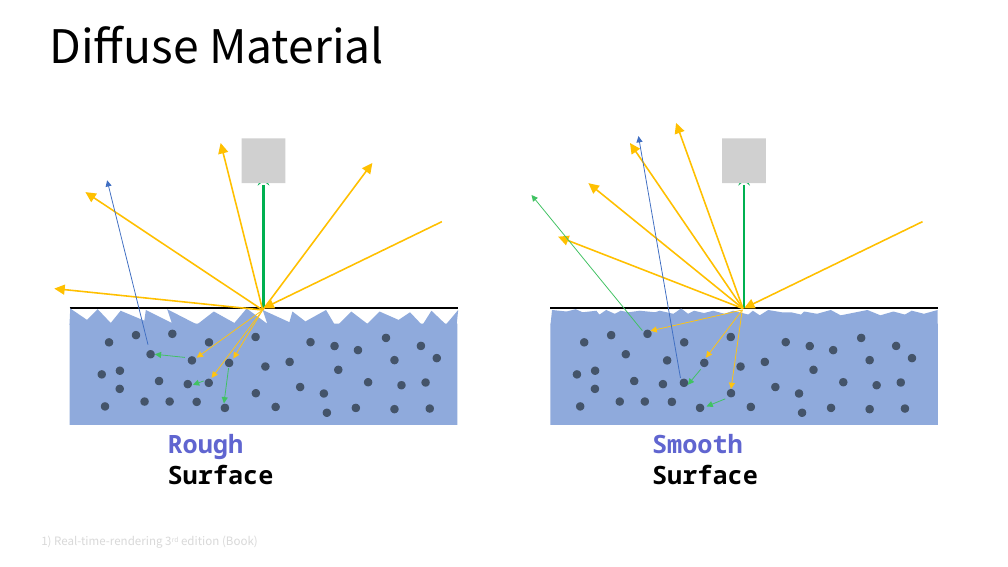
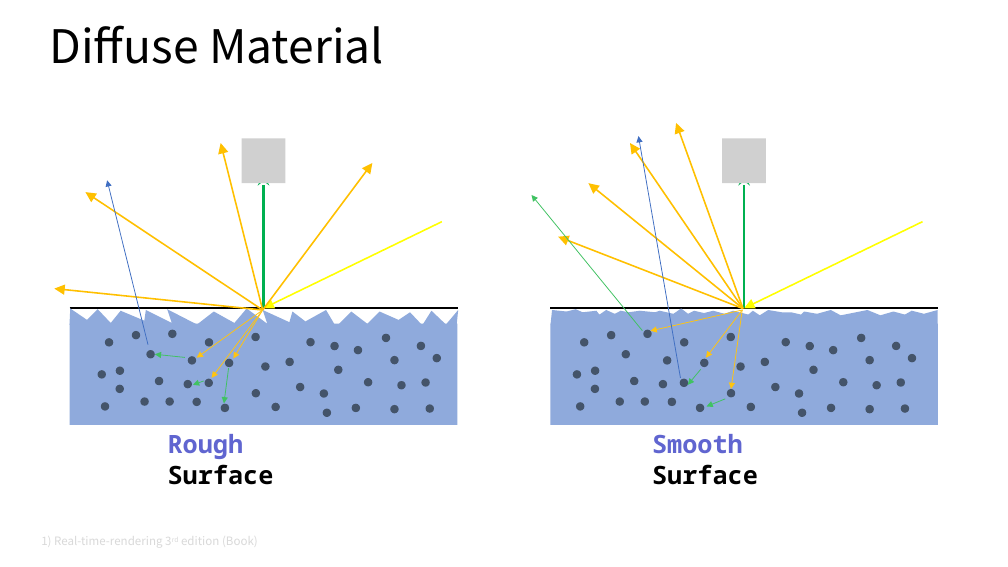
Before and after one commit to Snowapril/Raytracing-In-A-Weekend-Python, a slide deck: slide 24 of Presentation/RayTracing.pptx (slide 23 before the commit). Drawn at 1008x567 pixels with LibreOffice and Linux fonts; fonts in the diff are those of the drawing; grey boxes stand for pictures; background and template pictures are left out. Boxes give left, top, right and bottom in pixels: in the first picture for what was removed or moved away, otherwise in the second. Text is boxed around its words. In the diff, an @@ line names an element or a change of style, - is before the commit and + after.

```diff
--- a/Presentation/RayTracing.pptx
+++ b/Presentation/RayTracing.pptx
@@ arrow (442, 222) - (264, 309): stroke #FFC000 1.5 pt to #FFFF00 1.5 pt @@
@@ arrow (923, 222) - (744, 309): stroke #FFC000 1.5 pt to #FFFF00 1.5 pt @@
```
Also in this commit, not shown: 9 other slides changed, 1 slide added.
